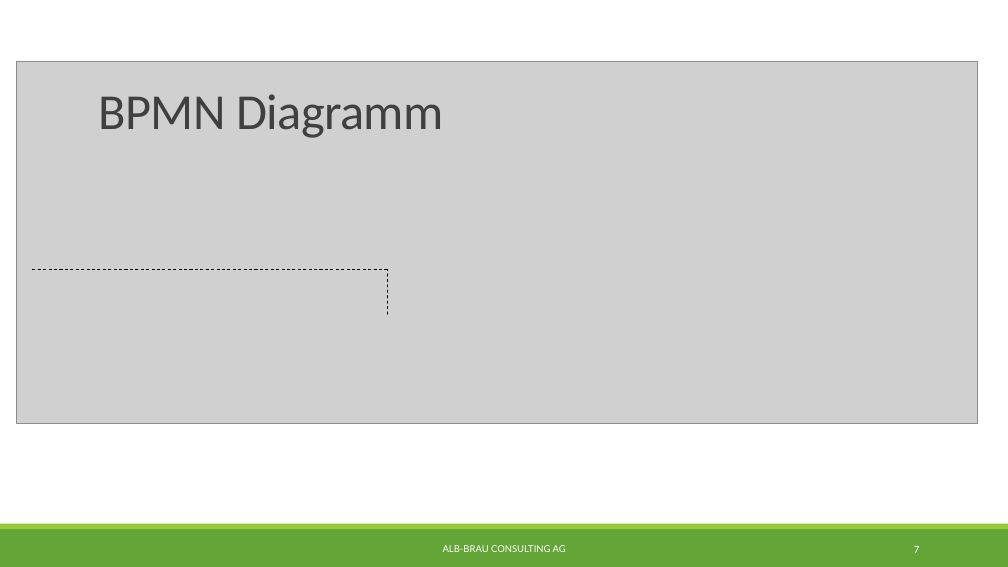
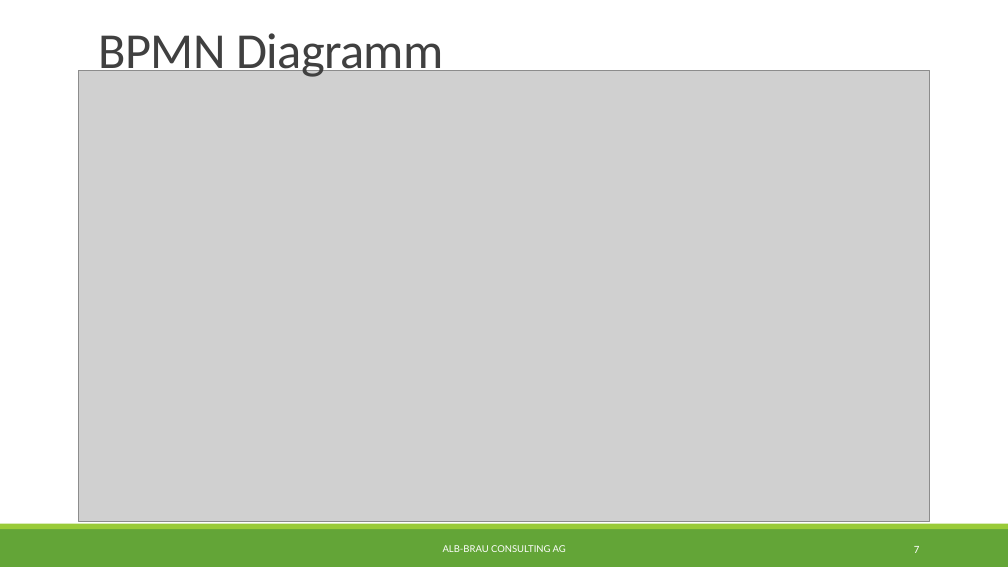
Before and after one commit to albae3333/DigitaleFabrik, a slide deck: slide 7 of Präsentation/Präsentation.pptx. Drawn at 1008x567 pixels with LibreOffice and Linux fonts; fonts in the diff are those of the drawing; grey boxes stand for pictures. Boxes give left, top, right and bottom in pixels: in the first picture for what was removed or moved away, otherwise in the second. Text is boxed around its words. In the diff, an @@ line names an element or a change of style, - is before the commit and + after.

```diff
--- a/Präsentation/Präsentation.pptx
+++ b/Präsentation/Präsentation.pptx
@@ title "BPMN Diagramm" at bbox=[98, 33, 444, 80]: vertical alignment bottom to top @@
@@ picture: place and size @@
-picture at bbox=[17, 62, 978, 423]
+picture at bbox=[78, 70, 929, 523]
@@ line removed from (388, 270) to (30, 270) @@
@@ line removed from (388, 315) to (388, 270) @@
```
Also in this commit, not shown: 7 other slides changed, 2 slides added, 1 other file.
